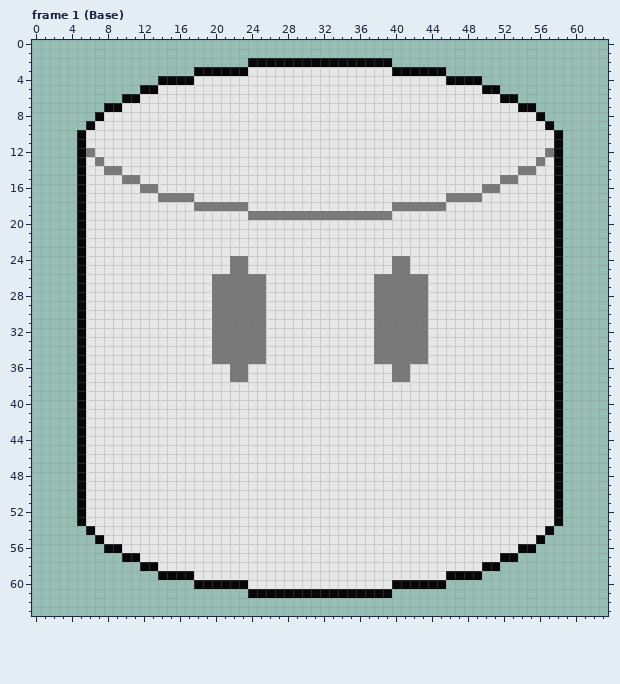
Two versions of one pixel-art file, Assets/ArtAssets/Marshmellow_01.aseprite. The picture above was drawn from the file before the commit.
64x64 pixels, 9 frames. Shown: frame 1 (Base). The commit also changed other frames, which this record leaves out.
And afterwards:
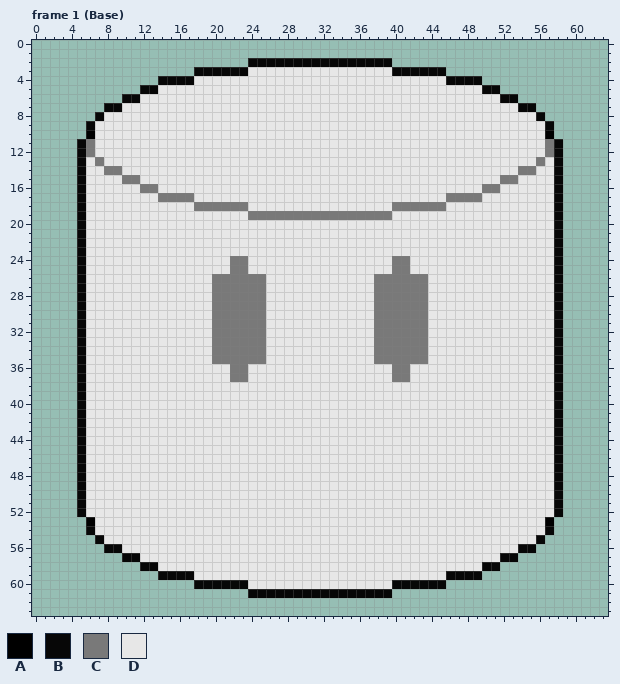
Palette (. is transparent): A #000000  B #070707  C #797979  D #e7e7e7
Log entry: ResizeComplete Marshmellow sprite fully 64x64
Edits made:
--- frame 1 (Base), layer "MarshBase"
@@ x 0..63 @@
  9 ......BDDDDDDDDDDDDDDDDDDDDDDDDDDDDDDDDDDDDDDDDDDDDDDDDDDB......
-10 .....BDDDDDDDDDDDDDDDDDDDDDDDDDDDDDDDDDDDDDDDDDDDDDDDDDDDDB.....
-11 .....BDDDDDDDDDDDDDDDDDDDDDDDDDDDDDDDDDDDDDDDDDDDDDDDDDDDDB.....
+10 ......ADDDDDDDDDDDDDDDDDDDDDDDDDDDDDDDDDDDDDDDDDDDDDDDDDDA......
+11 .....BCDDDDDDDDDDDDDDDDDDDDDDDDDDDDDDDDDDDDDDDDDDDDDDDDDDCB.....
 12 .....BCDDDDDDDDDDDDDDDDDDDDDDDDDDDDDDDDDDDDDDDDDDDDDDDDDDCB.....
@@ x 0..63 @@
 52 .....BDDDDDDDDDDDDDDDDDDDDDDDDDDDDDDDDDDDDDDDDDDDDDDDDDDDDB.....
-53 .....BDDDDDDDDDDDDDDDDDDDDDDDDDDDDDDDDDDDDDDDDDDDDDDDDDDDDB.....
+53 ......ADDDDDDDDDDDDDDDDDDDDDDDDDDDDDDDDDDDDDDDDDDDDDDDDDDA......
 54 ......BDDDDDDDDDDDDDDDDDDDDDDDDDDDDDDDDDDDDDDDDDDDDDDDDDDB......
